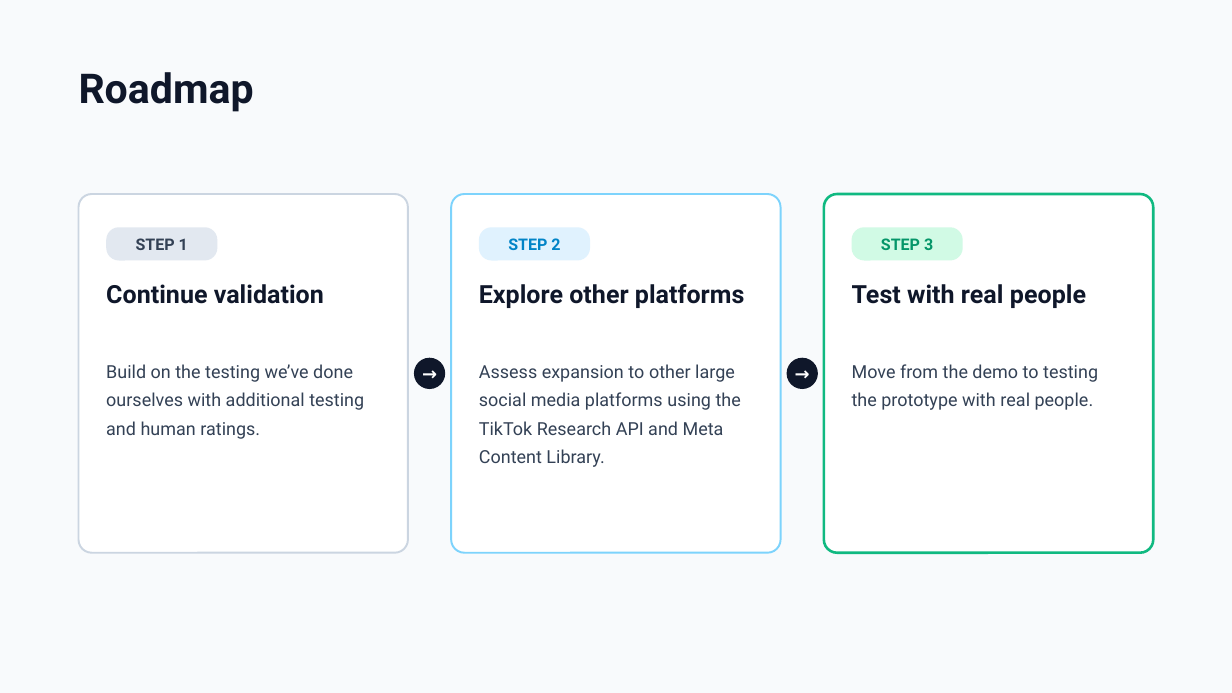
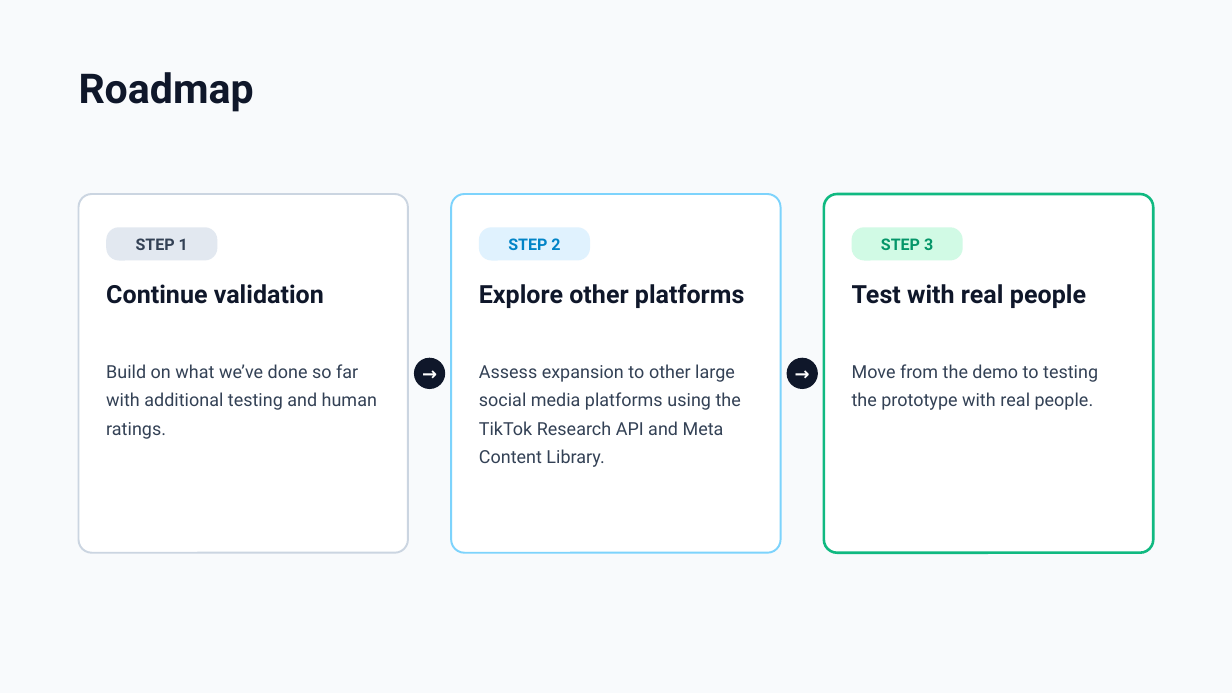
Before and after one commit to roopesuoraniemi/scrollsense, a slide deck: slide 7 of pitch/presentation.pptx. Drawn at 1232x693 pixels with LibreOffice and Linux fonts; fonts in the diff are those of the drawing. Boxes give left, top, right and bottom in pixels: in the first picture for what was removed or moved away, otherwise in the second. Text is boxed around its words. In the diff, an @@ line names an element or a change of style, - is before the commit and + after.

Commit message:
fix roadmap slide

```diff
--- a/pitch/presentation.pptx
+++ b/pitch/presentation.pptx
@@ text at (106, 364, 377, 439): text changed @@
-Build on the testing we’ve done ourselves with additional testing and human ratings.
+Build on what we’ve done so far with additional testing and human ratings.
```
